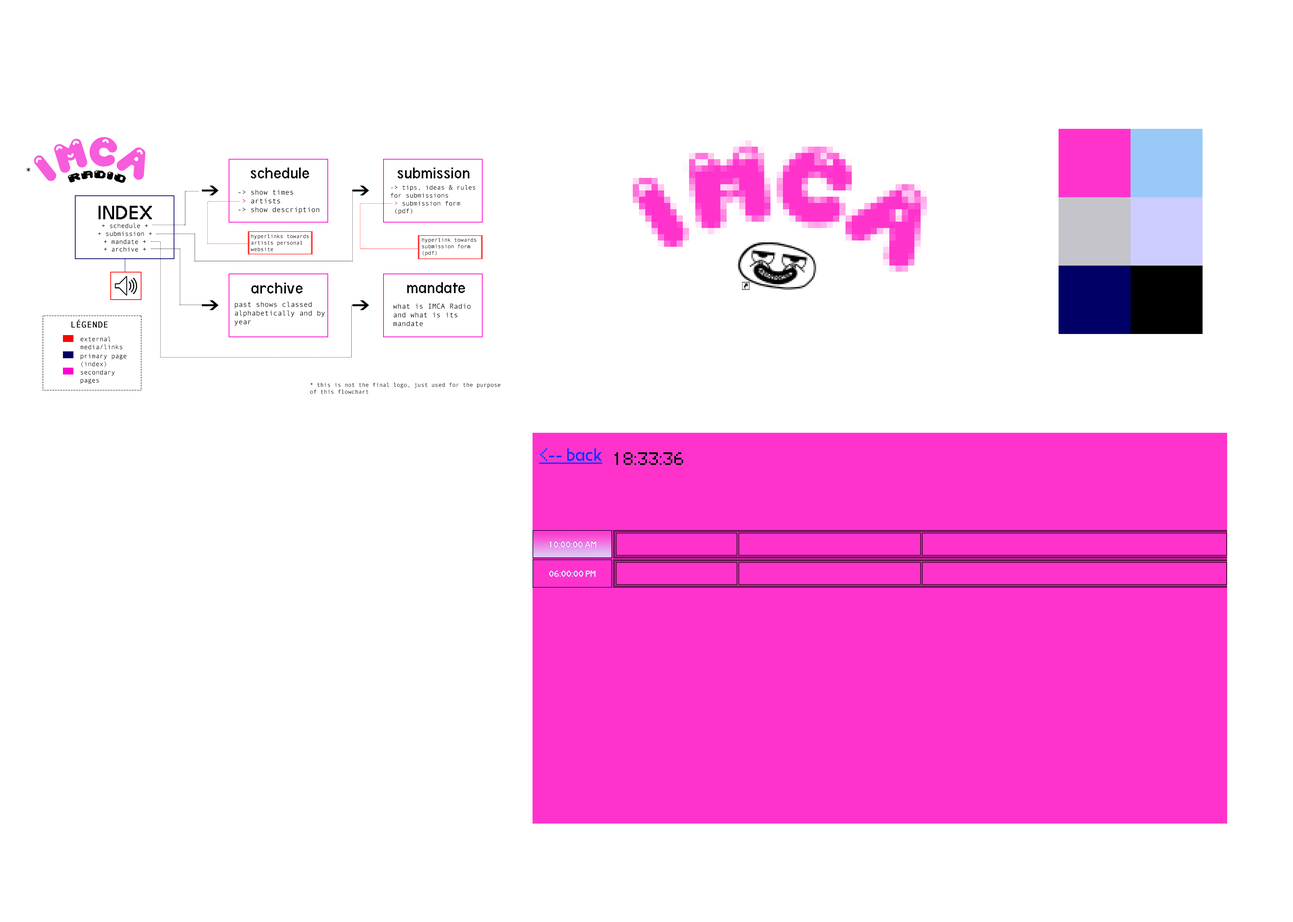
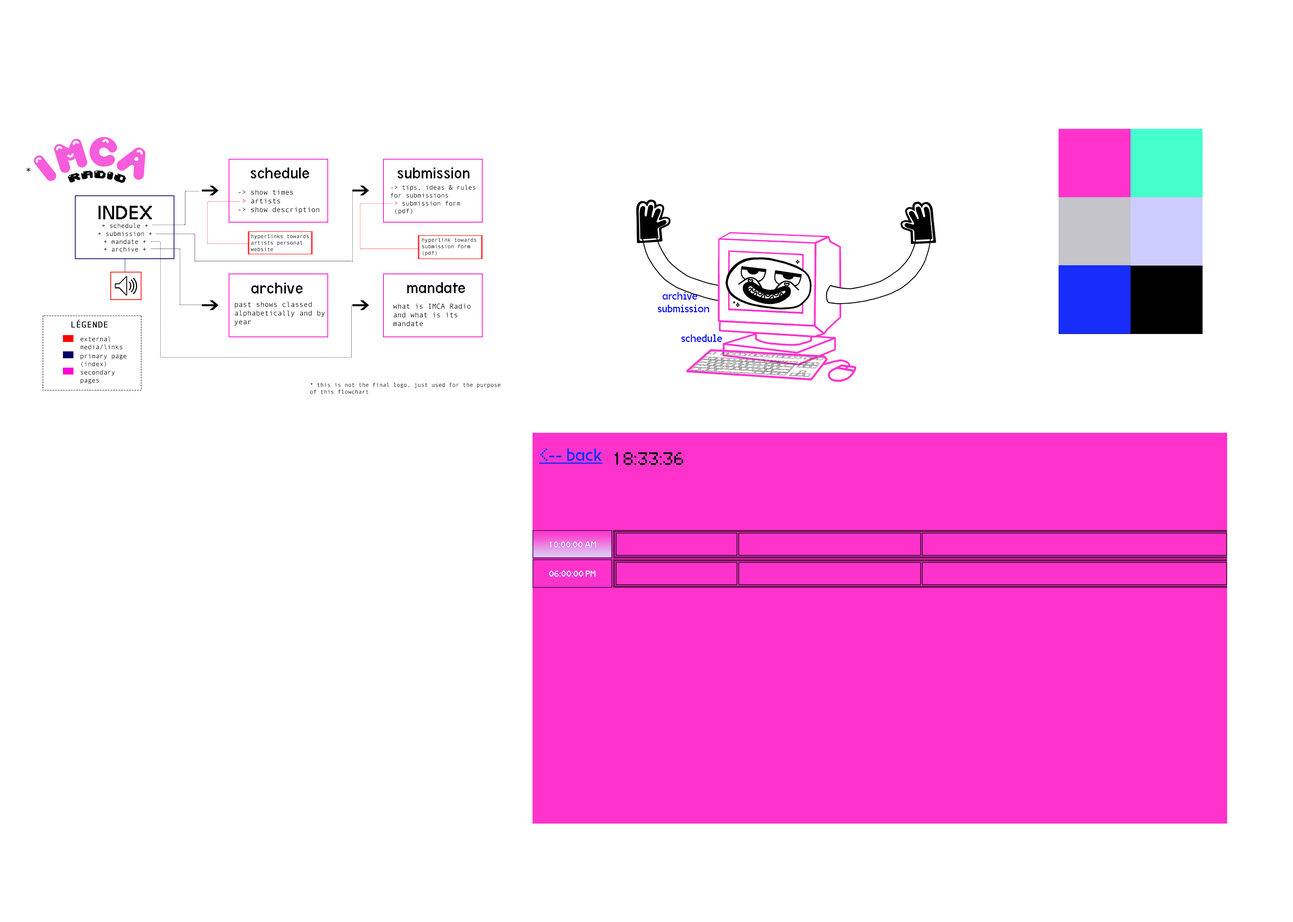
Two versions of the same layered image (1293x922). Layer-by-layer changes:
added layer "Rectangle 1" (2nd of 9, in "color palette") in group "color palette" over [left=1130, top=128, right=1203, bottom=198]
added layer "Rectangle 1" (4th of 9, in "color palette") in group "color palette" over [left=1058, top=265, right=1131, bottom=334]
renamed "Layer 5" to "mandate icon", hid it, moved it above "alias icon" over [left=736, top=240, right=816, bottom=290]
renamed "Layer 6" to "alias icon", moved it above "mandate", painted on it over [left=741, top=281, right=750, bottom=290]
added layer "archive" (2nd of 2, in "index") in group "index" over [left=662, top=291, right=698, bottom=300]
added layer "submission" (2nd of 2, in "index") in group "index" over [left=657, top=304, right=709, bottom=313]
added layer "schedule" (5th of 5, in "index") in group "index" over [left=681, top=334, right=722, bottom=342]
hid "pixelate curvy imca" over [left=632, top=140, right=927, bottom=272]
showed "logo" over [left=635, top=199, right=937, bottom=382]
